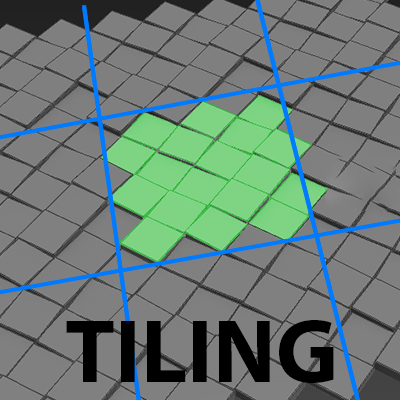
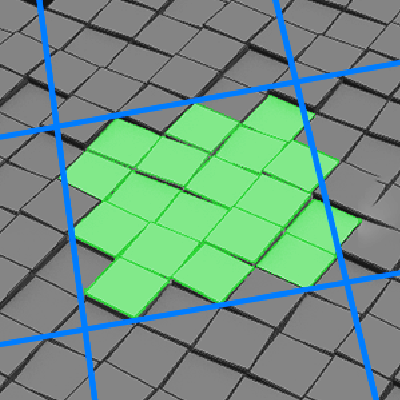
Two versions of the same layered image (400x400). Layer-by-layer changes:
hid "TILING", painted on it over [12, 320, 368, 400]
painted on "Color Fill 1 copy 5" over [0, 0, 400, 400]
painted on "Color Fill 1 copy 4" over [0, 0, 400, 400]
painted on "Color Fill 1 copy 3" over [0, 0, 400, 400]
painted on "Color Fill 1 copy 2" over [0, 0, 400, 400]
painted on "Color Fill 1 copy" over [0, 0, 400, 400]
painted on "Color Fill 1" over [0, 0, 400, 400]
painted on "Color Fill 2" over [57, 95, 362, 318]
painted on "kw6zft0yqmze copy" over [0, 0, 400, 400]
painted on "kw6zft0yqmze" over [0, 0, 400, 400]
